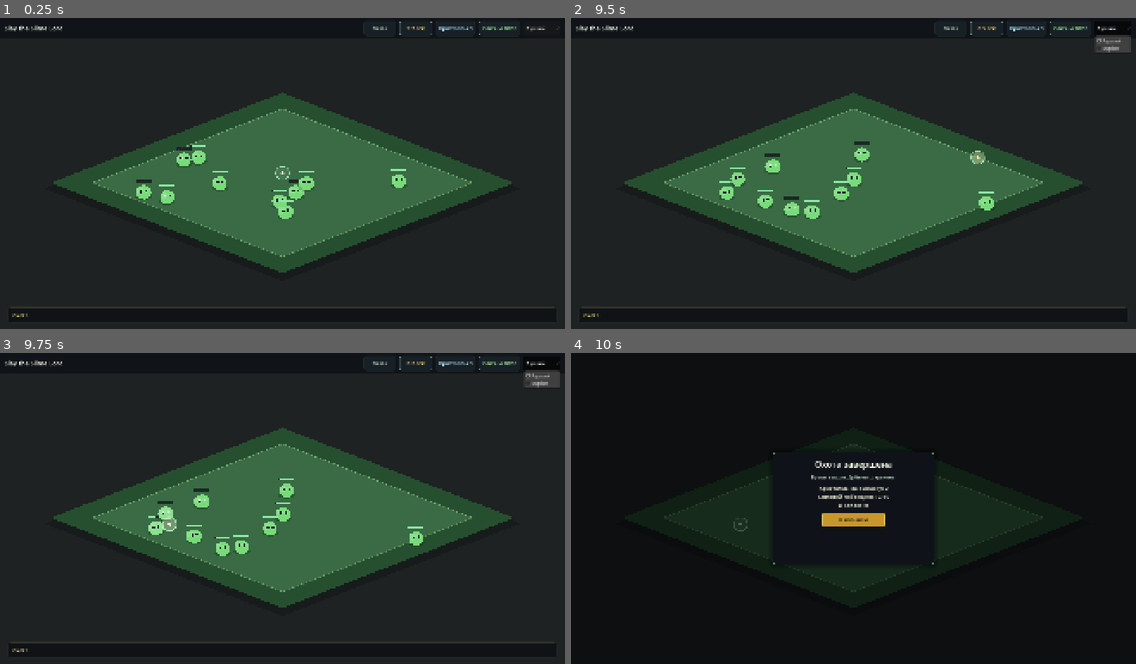
Above: before the commit, frames 1-4 (two rows, left to right).
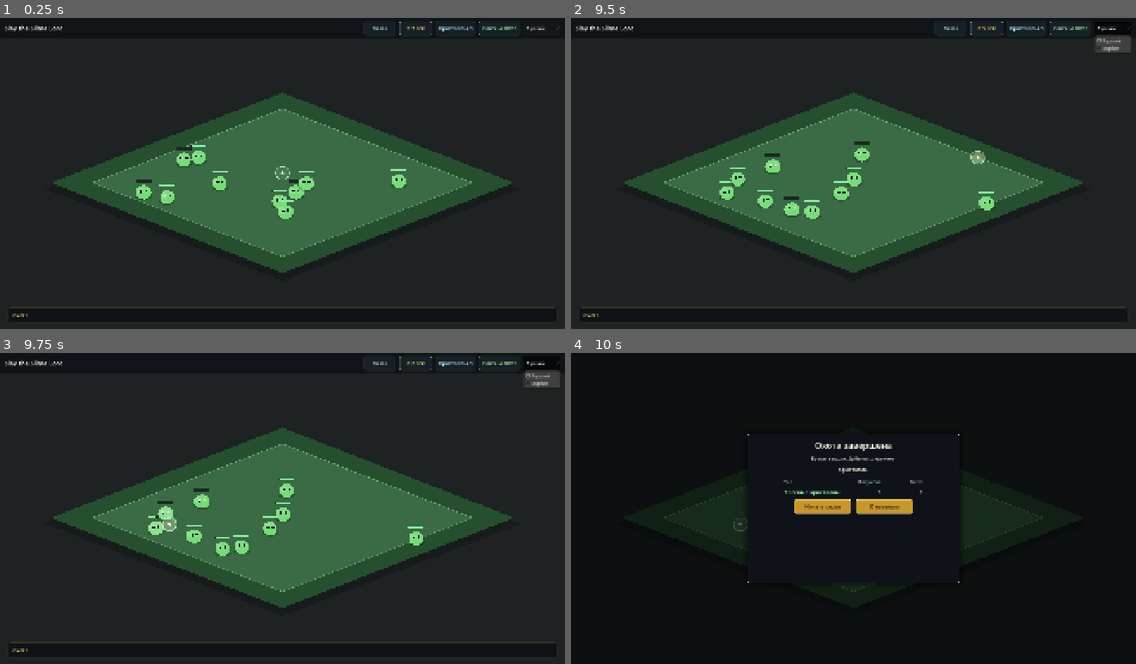
Above: after the commit, the same moments.

Repository: dmitryplyaskin/Slay-the-Slime-Lord
Game: Godot game, scene res://scenes/main.tscn
Two runs of this game, one before a commit and one after it. Both use one fixed random seed, a clock stepped at 60 frames per second and the inputs below.
Inputs (mouse positions are in pixels of both pictures, inside the frame that each line leads up to):
- Up to frame 1 (0.25 s): no input
- Up to frame 2 (9.5 s): click "Русский" at 0.5 s; click "Русский" at 1.25 s; click "Русский" at 2 s; move the mouse to (977, 157) at 2.77 s; move the mouse to (740, 189) at 3.52 s; move the mouse to (910, 105) at 4.27 s; move the mouse to (825, 235) at 5.02 s; move the mouse to (1023, 220) at 5.77 s; move the mouse to (684, 126) at 6.52 s; move the mouse to (881, 173) at 7.27 s; move the mouse to (768, 95) at 8.02 s; move the mouse to (977, 157) at 8.77 s
- Up to frame 3 (9.75 s): move the mouse to (169, 524) at 9.52 s
- Up to frame 4 (10 s): no input

Frames 1-3 are identical in both runs. In frame 4, 2.6% of the frame differs, in the area x 30-69%, y 26-74%.

Commit message:
feat: expand hunt result screen with crystal summary table

Diff:
--- a/data/localization/en.json
+++ b/data/localization/en.json
@@ -18,7 +18,12 @@
   "round.end.timeout": "Time is up. Your loot is safe.",
   "round.end.cleared": "Arena cleared. Strengthen your build.",
   "result.title": "Hunt Complete",
-  "result.stats": "Crystals this run: {crystals}\nSlimes defeated: {defeated}/{total}\nBanked: {bank}",
+  "result.crystals.title": "Crystals",
+  "result.crystals.type": "Type",
+  "result.crystals.earned": "Earned",
+  "result.crystals.total": "Total",
+  "result.crystals.green": "Green Crystals",
+  "result.restart": "Start Again",
   "result.continue": "Open Skills",
   "skill_tree.title": "Skill Tree",
   "skill_tree.summary": "Choose upgrades before the next arena run.",
--- a/data/localization/ru.json
+++ b/data/localization/ru.json
@@ -18,7 +18,12 @@
   "round.end.timeout": "Время вышло. Добыча сохранена.",
   "round.end.cleared": "Арена зачищена. Можно усилить сборку.",
   "result.title": "Охота завершена",
-  "result.stats": "Кристаллы за вылазку: {crystals}\nСлизней побеждено: {defeated}/{total}\nВ запасе: {bank}",
+  "result.crystals.title": "Кристаллы",
+  "result.crystals.type": "Тип",
+  "result.crystals.earned": "Получено",
+  "result.crystals.total": "Всего",
+  "result.crystals.green": "Зелёные кристаллы",
+  "result.restart": "Начать снова",
   "result.continue": "К навыкам",
   "skill_tree.title": "Дерево навыков",
   "skill_tree.summary": "Выбери усиления перед следующим выходом на арену.",
--- a/scenes/main.tscn
+++ b/scenes/main.tscn
@@ -202,7 +202,7 @@
 [node name="RoundLabel" type="Label" parent="CanvasLayer/HUD/TopBar/Row/RoundBadge"]
 layout_mode = 2
 custom_minimum_size = Vector2(88, 0)
-text = "Раунд 1"
+text = "Охота"
 horizontal_alignment = 1
 theme_override_colors/font_color = Color(0.9, 0.96, 0.87, 1)
 theme_override_font_sizes/font_size = 16
@@ -329,7 +329,7 @@
 
 [node name="ResultTitleLabel" type="Label" parent="CanvasLayer/ResultOverlay/Backdrop/Panel/VBox"]
 layout_mode = 2
-text = "Раунд завершен"
+text = "Охота завершена"
 horizontal_alignment = 1
 theme_override_colors/font_color = Color(0.96, 0.98, 0.91, 1)
 theme_override_font_sizes/font_size = 30
@@ -344,17 +344,85 @@
 
 [node name="ResultStatsLabel" type="Label" parent="CanvasLayer/ResultOverlay/Backdrop/Panel/VBox"]
 layout_mode = 2
-custom_minimum_size = Vector2(0, 86)
+custom_minimum_size = Vector2(0, 34)
 autowrap_mode = 3
-text = "Добыча"
+text = "Кристаллы"
 horizontal_alignment = 1
 theme_override_colors/font_color = Color(0.95, 0.95, 0.86, 1)
 theme_override_font_sizes/font_size = 19
 
-[node name="ContinueButton" type="Button" parent="CanvasLayer/ResultOverlay/Backdrop/Panel/VBox"]
-layout_mode = 2
-custom_minimum_size = Vector2(220, 50)
+[node name="CrystalTable" type="GridContainer" parent="CanvasLayer/ResultOverlay/Backdrop/Panel/VBox"]
+layout_mode = 2
 size_flags_horizontal = 4
+theme_override_constants/h_separation = 34
+theme_override_constants/v_separation = 10
+columns = 3
+
+[node name="CrystalTypeHeaderLabel" type="Label" parent="CanvasLayer/ResultOverlay/Backdrop/Panel/VBox/CrystalTable"]
+layout_mode = 2
+custom_minimum_size = Vector2(180, 0)
+text = "Тип"
+theme_override_colors/font_color = Color(0.64, 0.77, 0.66, 1)
+theme_override_font_sizes/font_size = 16
+
+[node name="CrystalEarnedHeaderLabel" type="Label" parent="CanvasLayer/ResultOverlay/Backdrop/Panel/VBox/CrystalTable"]
+layout_mode = 2
+custom_minimum_size = Vector2(110, 0)
+text = "Получено"
+horizontal_alignment = 2
+theme_override_colors/font_color = Color(0.64, 0.77, 0.66, 1)
+theme_override_font_sizes/font_size = 16
+
+[node name="CrystalTotalHeaderLabel" type="Label" parent="CanvasLayer/ResultOverlay/Backdrop/Panel/VBox/CrystalTable"]
+layout_mode = 2
+custom_minimum_size = Vector2(110, 0)
+text = "Всего"
+horizontal_alignment = 2
+theme_override_colors/font_color = Color(0.64, 0.77, 0.66, 1)
+theme_override_font_sizes/font_size = 16
+
+[node name="GreenCrystalNameLabel" type="Label" parent="CanvasLayer/ResultOverlay/Backdrop/Panel/VBox/CrystalTable"]
+layout_mode = 2
+custom_minimum_size = Vector2(180, 0)
+text = "Зеленые кристаллы"
+theme_override_colors/font_color = Color(0.65, 1, 0.67, 1)
+theme_override_font_sizes/font_size = 19
+
+[node name="GreenCrystalEarnedLabel" type="Label" parent="CanvasLayer/ResultOverlay/Backdrop/Panel/VBox/CrystalTable"]
+layout_mode = 2
+custom_minimum_size = Vector2(110, 0)
+text = "0"
+horizontal_alignment = 2
+theme_override_colors/font_color = Color(0.95, 0.95, 0.86, 1)
+theme_override_font_sizes/font_size = 19
+
+[node name="GreenCrystalTotalLabel" type="Label" parent="CanvasLayer/ResultOverlay/Backdrop/Panel/VBox/CrystalTable"]
+layout_mode = 2
+custom_minimum_size = Vector2(110, 0)
+text = "0"
+horizontal_alignment = 2
+theme_override_colors/font_color = Color(0.95, 0.95, 0.86, 1)
+theme_override_font_sizes/font_size = 19
+
+[node name="ButtonsRow" type="HBoxContainer" parent="CanvasLayer/ResultOverlay/Backdrop/Panel/VBox"]
+layout_mode = 2
+theme_override_constants/separation = 14
+alignment = 1
+
+[node name="RestartButton" type="Button" parent="CanvasLayer/ResultOverlay/Backdrop/Panel/VBox/ButtonsRow"]
+layout_mode = 2
+custom_minimum_size = Vector2(200, 50)
+text = "Начать снова"
+theme_override_colors/font_color = Color(0.08, 0.065, 0.035, 1)
+theme_override_font_sizes/font_size = 18
+theme_override_styles/normal = SubResource("StyleBoxFlat_button")
+theme_override_styles/hover = SubResource("StyleBoxFlat_button")
+theme_override_styles/pressed = SubResource("StyleBoxFlat_button_pressed")
+mouse_filter = 0
+
+[node name="ContinueButton" type="Button" parent="CanvasLayer/ResultOverlay/Backdrop/Panel/VBox/ButtonsRow"]
+layout_mode = 2
+custom_minimum_size = Vector2(200, 50)
 text = "К навыкам"
 theme_override_colors/font_color = Color(0.08, 0.065, 0.035, 1)
 theme_override_font_sizes/font_size = 18
@@ -455,7 +523,7 @@
 [node name="StartButton" type="Button" parent="CanvasLayer/SkillTree/Backdrop/Panel/Margin/VBox/Footer"]
 layout_mode = 2
 custom_minimum_size = Vector2(220, 50)
-text = "Начать раунд"
+text = "Вернуться на поле"
 theme_override_colors/font_color = Color(0.08, 0.065, 0.035, 1)
 theme_override_font_sizes/font_size = 18
 theme_override_styles/normal = SubResource("StyleBoxFlat_button")
--- a/scripts/main.gd
+++ b/scripts/main.gd
@@ -53,7 +53,14 @@
 @onready var result_title_label: Label = $CanvasLayer/ResultOverlay/Backdrop/Panel/VBox/ResultTitleLabel
 @onready var result_reason_label: Label = $CanvasLayer/ResultOverlay/Backdrop/Panel/VBox/ResultReasonLabel
 @onready var result_stats_label: Label = $CanvasLayer/ResultOverlay/Backdrop/Panel/VBox/ResultStatsLabel
-@onready var result_continue_button: Button = $CanvasLayer/ResultOverlay/Backdrop/Panel/VBox/ContinueButton
+@onready var result_crystal_type_header_label: Label = $CanvasLayer/ResultOverlay/Backdrop/Panel/VBox/CrystalTable/CrystalTypeHeaderLabel
+@onready var result_crystal_earned_header_label: Label = $CanvasLayer/ResultOverlay/Backdrop/Panel/VBox/CrystalTable/CrystalEarnedHeaderLabel
+@onready var result_crystal_total_header_label: Label = $CanvasLayer/ResultOverlay/Backdrop/Panel/VBox/CrystalTable/CrystalTotalHeaderLabel
+@onready var result_green_crystal_name_label: Label = $CanvasLayer/ResultOverlay/Backdrop/Panel/VBox/CrystalTable/GreenCrystalNameLabel
+@onready var result_green_crystal_earned_label: Label = $CanvasLayer/ResultOverlay/Backdrop/Panel/VBox/CrystalTable/GreenCrystalEarnedLabel
+@onready var result_green_crystal_total_label: Label = $CanvasLayer/ResultOverlay/Backdrop/Panel/VBox/CrystalTable/GreenCrystalTotalLabel
+@onready var result_restart_button: Button = $CanvasLayer/ResultOverlay/Backdrop/Panel/VBox/ButtonsRow/RestartButton
+@onready var result_continue_button: Button = $CanvasLayer/ResultOverlay/Backdrop/Panel/VBox/ButtonsRow/ContinueButton
 @onready var skill_tree: SkillTreePanel = $CanvasLayer/SkillTree
 
 
@@ -71,6 +78,7 @@
 	skill_tree.skill_purchased.connect(_on_skill_purchased)
 	skill_tree.next_round_requested.connect(_on_next_round_requested)
 	Localization.locale_changed.connect(_on_locale_changed)
+	result_restart_button.pressed.connect(_on_result_restart_requested)
 	result_continue_button.pressed.connect(_on_result_continue_requested)
 	get_viewport().size_changed.connect(_on_viewport_size_changed)
 	_setup_language_selector()
@@ -280,13 +288,22 @@
 	var earned_this_round: int = int(run_state.crystal_bank) - round_start_crystals
 	result_title_label.text = Localization.tr_key("result.title", {"round": run_state.round_number})
 	result_reason_label.text = Localization.tr_key(round_end_reason_key)
-	result_stats_label.text = Localization.tr_key("result.stats", {
-		"crystals": earned_this_round,
-		"defeated": round_defeated_count,
-		"total": round_spawn_count,
-		"bank": run_state.crystal_bank,
-	})
+	result_stats_label.text = Localization.tr_key("result.crystals.title")
+	result_crystal_type_header_label.text = Localization.tr_key("result.crystals.type")
+	result_crystal_earned_header_label.text = Localization.tr_key("result.crystals.earned")
+	result_crystal_total_header_label.text = Localization.tr_key("result.crystals.total")
+	result_green_crystal_name_label.text = Localization.tr_key("result.crystals.green")
+	result_green_crystal_earned_label.text = str(earned_this_round)
+	result_green_crystal_total_label.text = str(run_state.crystal_bank)
+	result_restart_button.text = Localization.tr_key("result.restart")
 	result_continue_button.text = Localization.tr_key("result.continue")
+
+
+func _on_result_restart_requested() -> void:
+	if state != GameState.RESULT:
+		return
+
+	_start_round()
 
 
 func _on_result_continue_requested() -> void:
@@ -370,8 +387,8 @@
 
 
 func _layout_result_panel(viewport_size: Vector2) -> void:
-	var panel_width := clampf(viewport_size.x * 0.44, 360.0, 560.0)
-	var panel_height := clampf(viewport_size.y * 0.46, 300.0, 390.0)
+	var panel_width := clampf(viewport_size.x * 0.58, 500.0, 740.0)
+	var panel_height := clampf(viewport_size.y * 0.58, 380.0, 520.0)
 	result_panel.offset_left = -panel_width * 0.5
 	result_panel.offset_right = panel_width * 0.5
 	result_panel.offset_top = -panel_height * 0.5
